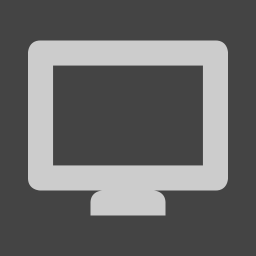
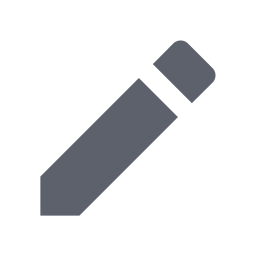
Two versions of the same layered image (256x256). Layer-by-layer changes:
hid group "computer" (3 layers) over bbox(28, 40, 228, 216)
added group "edit" (1st of 2) with 1 layers above "configure" over bbox(40, 40, 216, 216)
added layer "edit" (2nd of 2, in "edit") in group "edit" over bbox(40, 40, 216, 216)
hid "bg" over bbox(0, 0, 256, 256)
